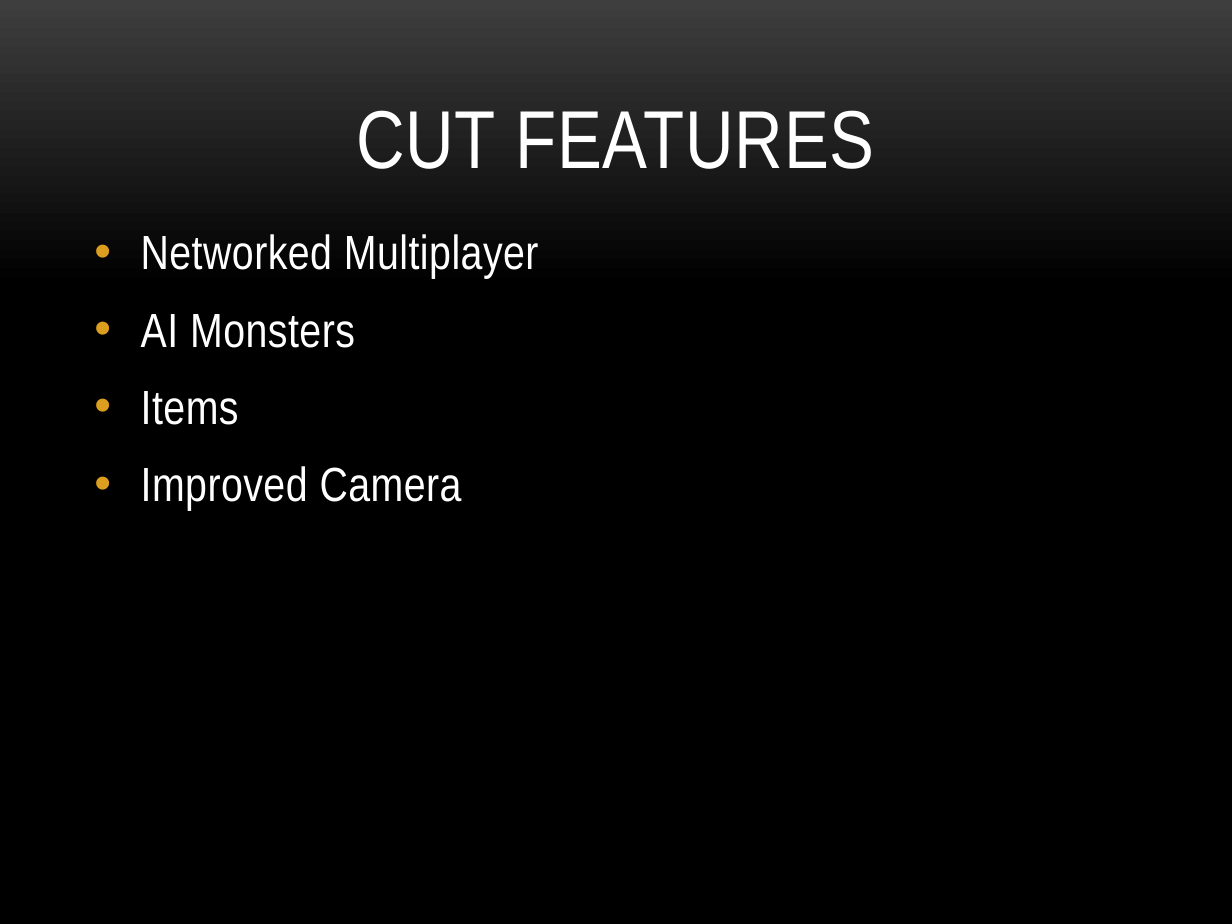
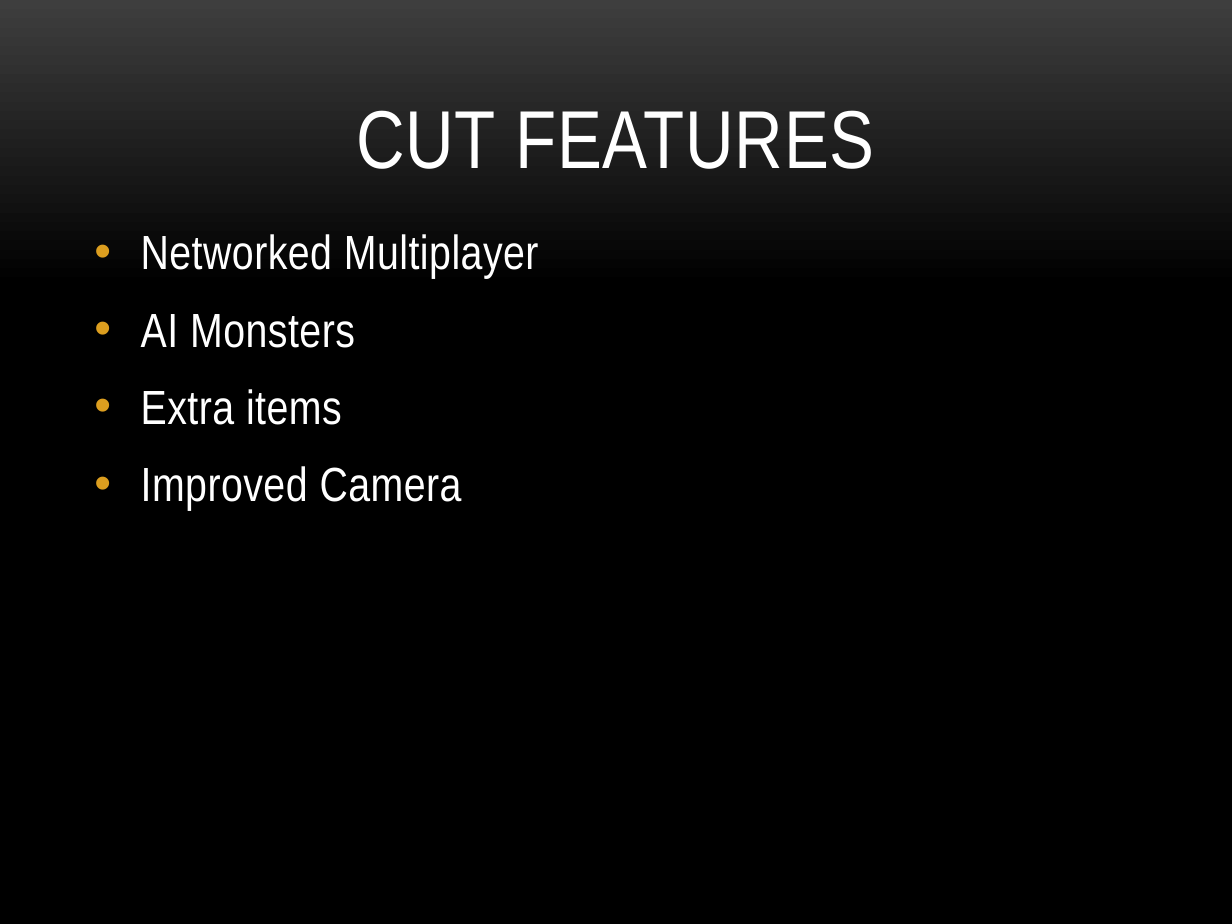
Before and after one commit to sadaust/Eevee-Hound-Final, a slide deck: slide 18 of elimbination_presentation_v5.pptx. Drawn at 1232x924 pixels with LibreOffice and Linux fonts; fonts in the diff are those of the drawing; background and template pictures are left out. Boxes give left, top, right and bottom in pixels: in the first picture for what was removed or moved away, otherwise in the second. Text is boxed around its words. In the diff, an @@ line names an element or a change of style, - is before the commit and + after.

```diff
--- a/elimbination_presentation_v5.pptx
+++ b/elimbination_presentation_v5.pptx
@@ text at <box>141,389,342,425</box>: text changed @@
-• Items
+• Extra items
```
Also in this commit, not shown: 13 other files.
